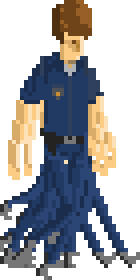
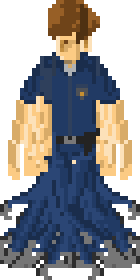
The second 140 x 280 image is a revision of the first. Changes to its layers:
added group "left" with 8 layers above "right" over [0, 0, 140, 280]
added layer "8" (1st of 2, in "left") in group "left" over [32, 12, 128, 280]
added layer "7" (1st of 2, in "left") in group "left" over [40, 8, 140, 268]
added layer "6" (1st of 2, in "left") in group "left" over [44, 0, 140, 256]
added layer "5" (1st of 2, in "left") in group "left" over [0, 8, 140, 268]
added layer "4" (1st of 2, in "left") in group "left" over [40, 0, 128, 268]
added layer "3" (1st of 2, in "left") in group "left" over [40, 8, 116, 268]
added layer "2" (1st of 2, in "left") in group "left" over [32, 16, 128, 268]
added layer "1" (1st of 2, in "left") in group "left" over [24, 8, 132, 268]
renamed "Layer 2" to "idle", showed it over [32, 8, 108, 268]
